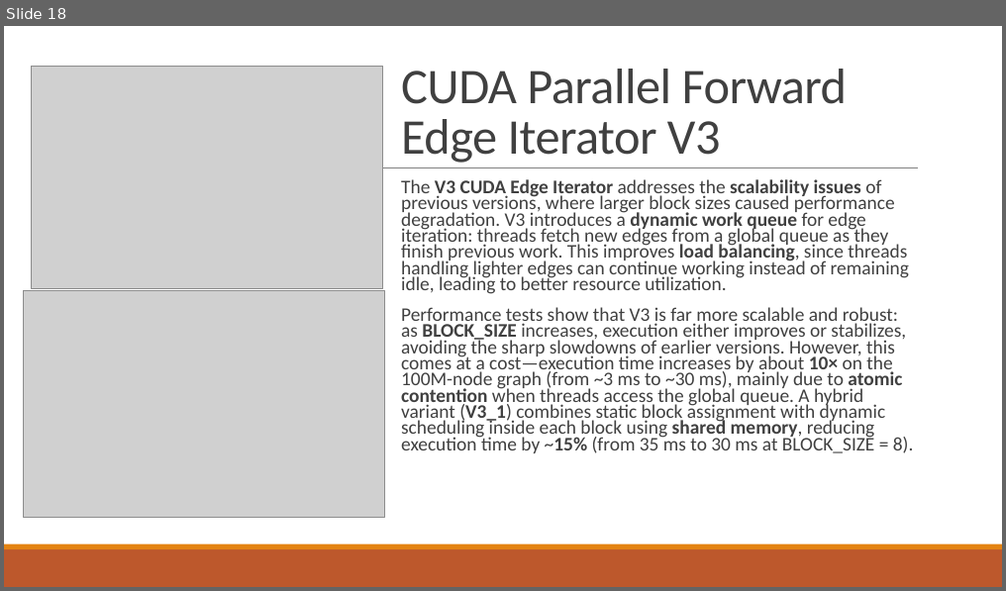
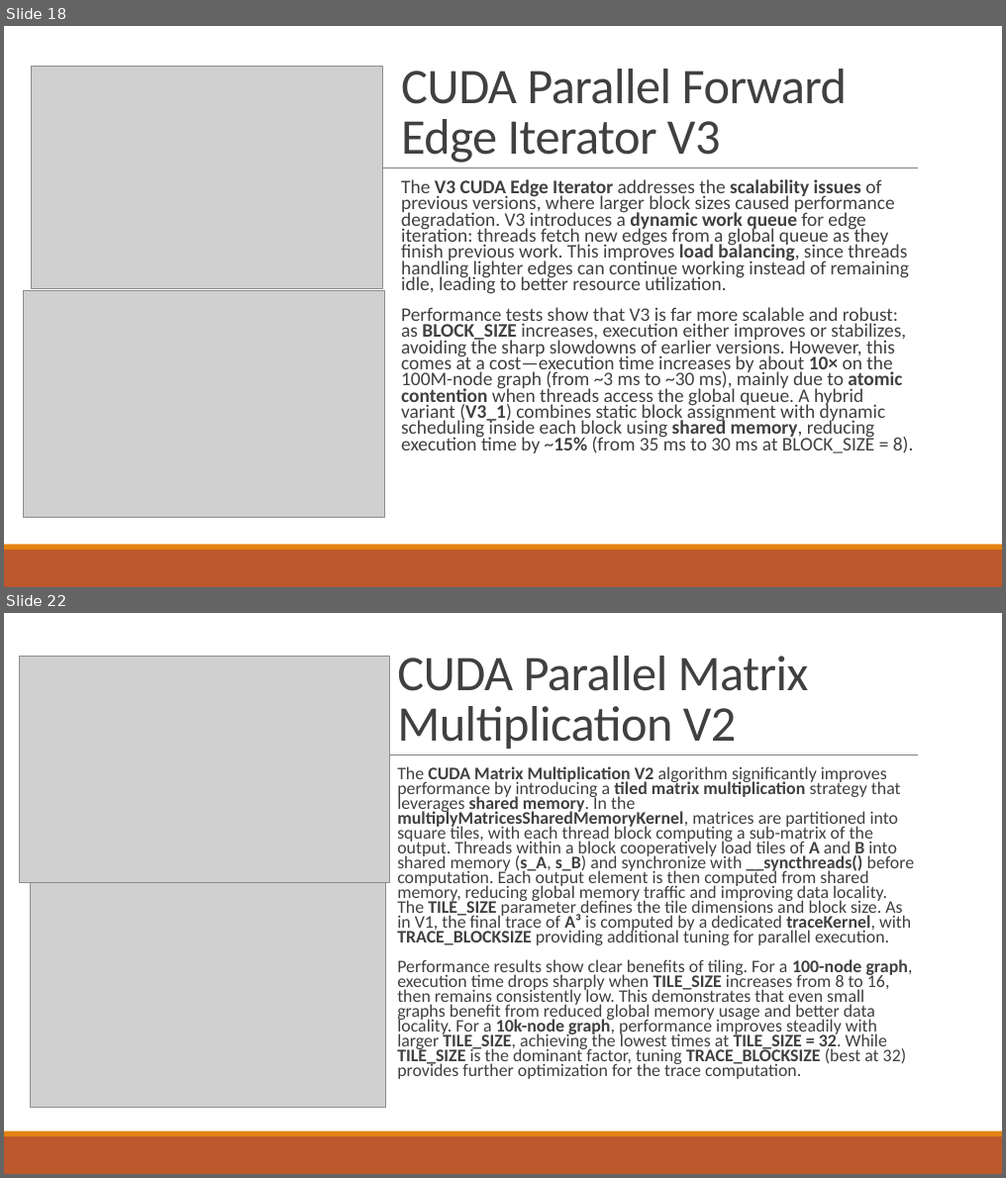
Before and after one commit to RiccardoRevalor/ParallelTriangleCounting, a slide deck: presentation.pptx. Shown one above the other, each under a label of ours: slide 18 before the commit, slides 18 and 22 after it; the slides between them are not shown. The pictures are 1006x591 and 1006x1178 pixels, drawn with LibreOffice and Linux fonts; fonts in the diff are those of the drawing; grey boxes stand for pictures. Boxes give left, top, right and bottom in pixels: in the first picture for what was removed or moved away, otherwise in the second. Text is boxed around its words. In the diff, an @@ line names an element or a change of style, - is before the commit and + after.

Commit message:
Matrix Multiplication Algorithm added on presentation

```diff
--- a/presentation.pptx
+++ b/presentation.pptx
@@ slide 22 added at [4,613,1002,1174], background #FFFFFF; not listed: 3 template elements that a slide beside it also shows @@
@@ picture added at [19,656,389,882] @@
@@ title added at [397,656,809,749], 48 pt, text #404040 @@
+CUDA Parallel Matrix Multiplication V2
@@ text added at [397,766,915,1079], 17 pt, text #404040 @@
+  The CUDA Matrix Multiplication V2 algorithm significantly improves performance by introducing a tiled matrix multiplication strategy that leverages shared memory. In the multiplyMatricesSharedMemoryKernel, matrices are partitioned into square tiles, with each thread block computing a sub-matrix of the output. Threads within a block cooperatively load tiles of A and B into shared memory (s_A, s_B) and synchronize with __syncthreads() before computation. Each output element is then computed from shared memory, reducing global memory traffic and improving data locality. The TILE_SIZE parameter defines the tile dimensions and block size. As in V1, the final trace of A³ is computed by a dedicated traceKernel, with TRACE_BLOCKSIZE providing additional tuning for parallel execution.
+  Performance results show clear benefits of tiling. For a 100-node graph, execution time drops sharply when TILE_SIZE increases from 8 to 16, then remains consistently low. This demonstrates that even small graphs benefit from reduced global memory usage and better data locality. For a 10k-node graph, performance improves steadily with larger TILE_SIZE, achieving the lowest times at TILE_SIZE = 32. While TILE_SIZE is the dominant factor, tuning TRACE_BLOCKSIZE (best at 32) provides further optimization for the trace computation.
@@ picture added at [30,882,386,1108] @@
```
Also in this commit, not shown: 3 other slides added.
